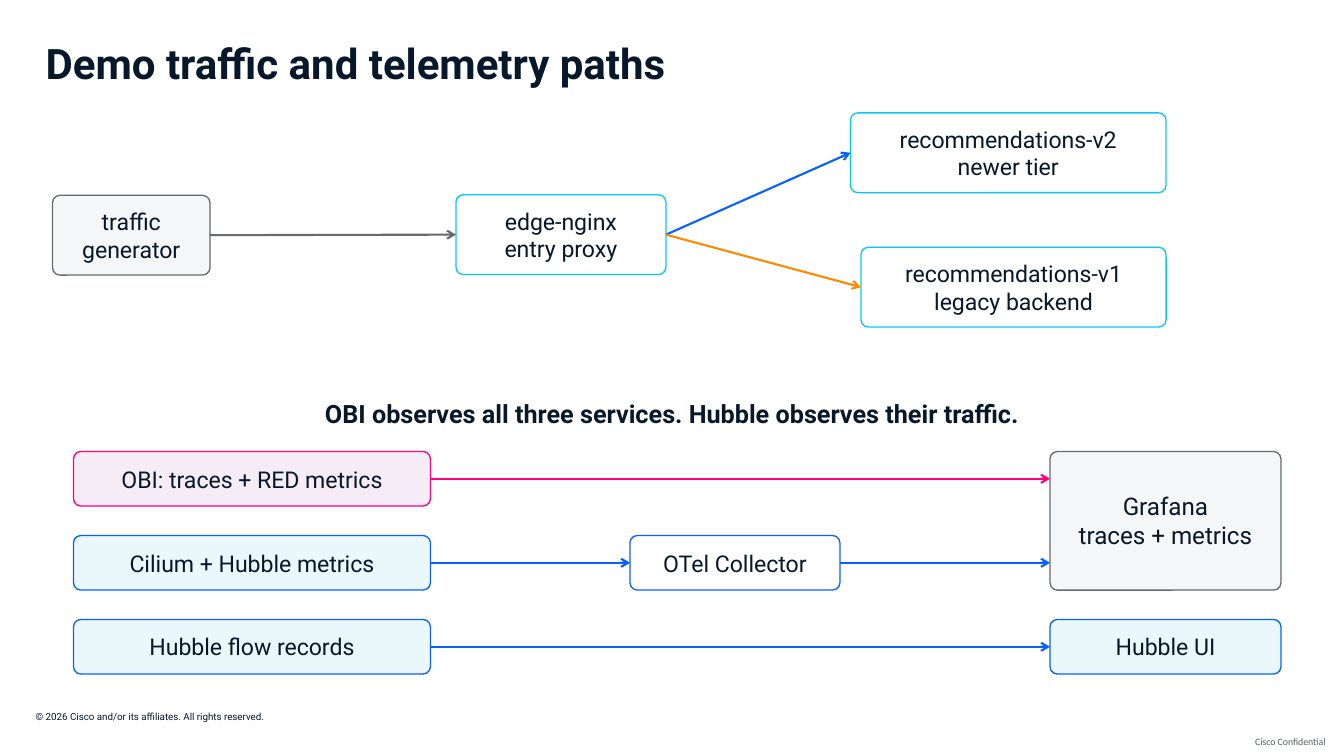
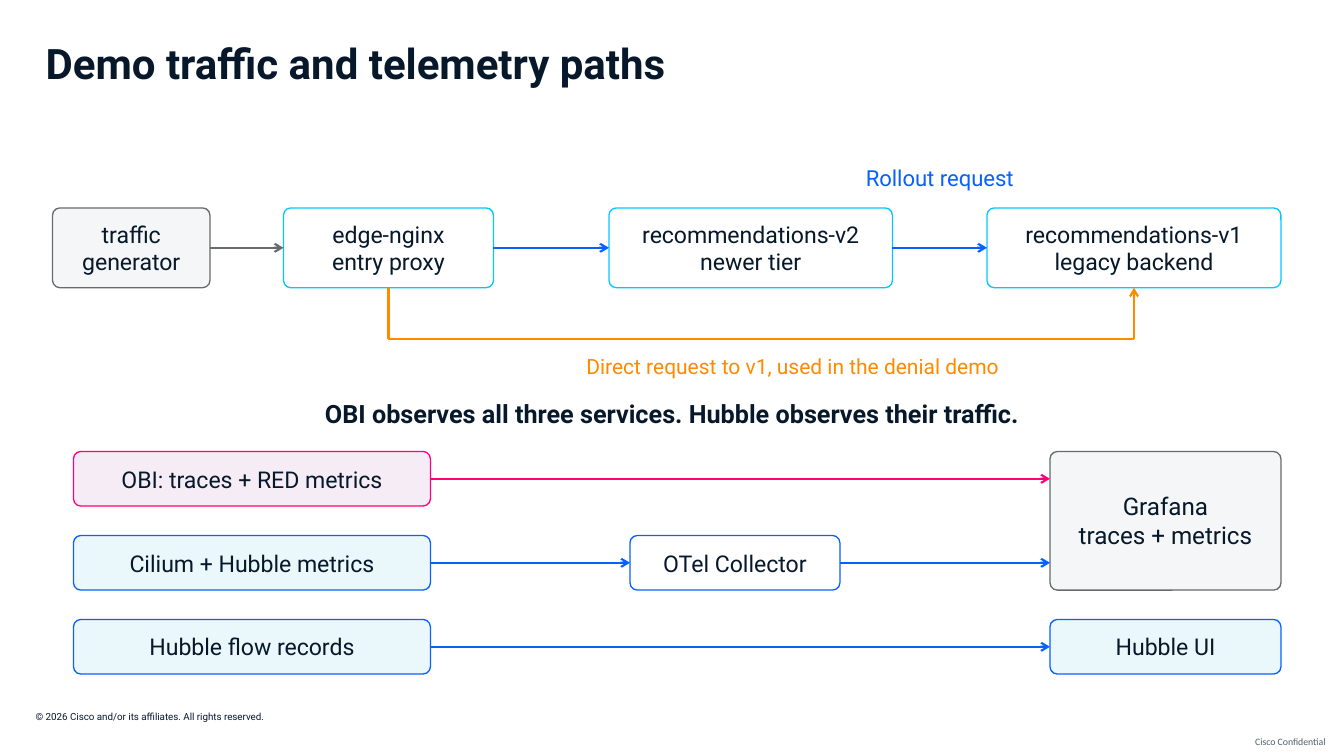
Before and after one commit to ajimenez1503/cilium-obi-demo, a slide deck: slide 16 of slides/cilium-obi-session-deck-latest.pptx. Drawn at 1344x756 pixels with LibreOffice and Linux fonts; fonts in the diff are those of the drawing; background and template pictures are left out. Boxes give left, top, right and bottom in pixels: in the first picture for what was removed or moved away, otherwise in the second. Text is boxed around its words. In the diff, an @@ line names an element or a change of style, - is before the commit and + after.

```diff
--- a/slides/cilium-obi-session-deck-latest.pptx
+++ b/slides/cilium-obi-session-deck-latest.pptx
@@ arrow removed from (666, 235) to (851, 153) @@
@@ text added at (866, 169, 1014, 191), 15.8 pt, text #0860FE @@
+Rollout request
@@ rounded rectangle "traffic": place and size @@
-rounded rectangle "traffic" at (52, 196, 210, 275)
+rounded rectangle "traffic" at (52, 208, 210, 287)
@@ rounded rectangle "edge-nginx": place and size @@
-rounded rectangle "edge-nginx" at (456, 195, 665, 274)
+rounded rectangle "edge-nginx" at (283, 208, 493, 287)
@@ rounded rectangle "recommendations-v2": place and size @@
-rounded rectangle "recommendations-v2" at (851, 113, 1167, 193)
+rounded rectangle "recommendations-v2" at (609, 208, 892, 287)
@@ rounded rectangle "recommendations-v1": place and size @@
-rounded rectangle "recommendations-v1" at (861, 247, 1167, 327)
+rounded rectangle "recommendations-v1" at (987, 208, 1281, 287)
@@ arrow moved from (210, 235) - (456, 235) to (210, 248) - (283, 248) @@
@@ arrow added from (494, 248) to (609, 248), #0860FE 1.5 pt @@
@@ arrow added from (892, 248) to (987, 248), #0860FE 1.5 pt @@
@@ line added from (388, 287) to (388, 339), #FF8A00 1.5 pt @@
@@ arrow added from (1134, 339) to (1134, 287), #FF8A00 1.5 pt @@
@@ arrow moved from (861, 287) - (666, 235) to (388, 339) - (1134, 339) @@
@@ arrow (388, 339) - (1134, 339): arrow to line @@
@@ text added at (586, 358, 998, 379), 15 pt, text #FF8A00 @@
+Direct request to v1, used in the denial demo
```
Also in this commit, not shown: 4 other slides changed.
